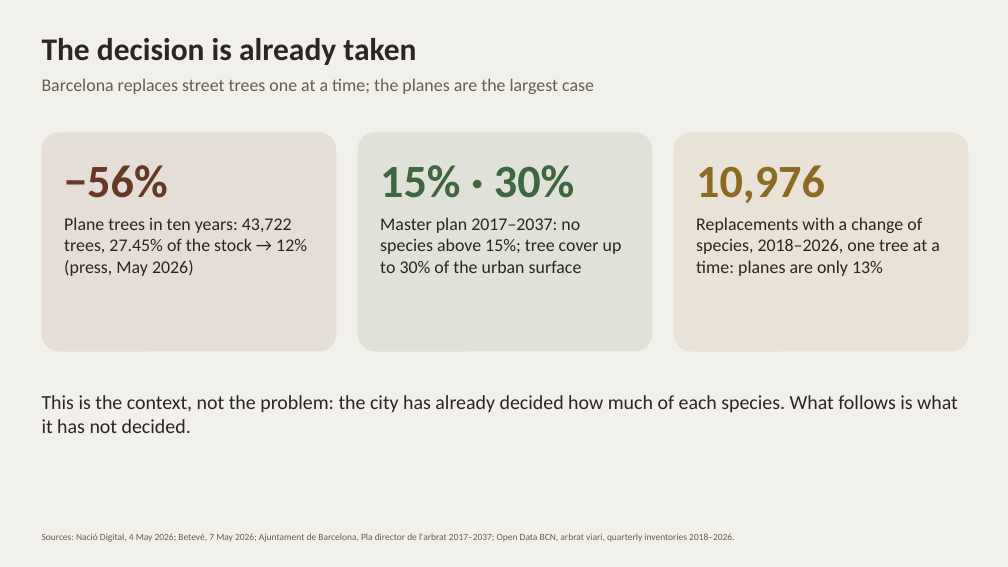
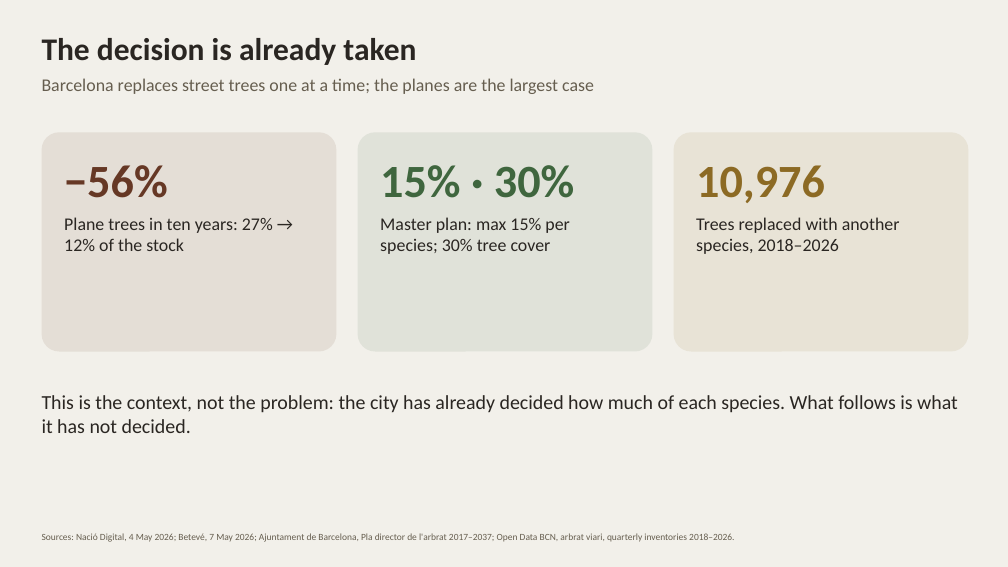
Before and after one commit to giofox96/shade-and-sponge, a slide deck: slide 2 of slides/shade_and_sponge_10nov_editable.pptx. Drawn at 1008x567 pixels with LibreOffice and Linux fonts; fonts in the diff are those of the drawing. Boxes give left, top, right and bottom in pixels: in the first picture for what was removed or moved away, otherwise in the second. Text is boxed around its words. In the diff, an @@ line names an element or a change of style, - is before the commit and + after.

```diff
--- a/slides/shade_and_sponge_10nov_editable.pptx
+++ b/slides/shade_and_sponge_10nov_editable.pptx
@@ text at (64, 217, 273, 251): text changed @@
-Plane trees in ten years: 43,722 trees, 27.45% of the stock → 12% (press, May 2026)
+Plane trees in ten years: 27% → 12% of the stock
@@ text at (380, 217, 570, 254): text changed @@
-Master plan 2017–2037: no species above 15%; tree cover up to 30% of the urban surface
+Master plan: max 15% per species; 30% tree cover
@@ text at (696, 217, 900, 254): text changed @@
-Replacements with a change of species, 2018–2026, one tree at a time: planes are only 13%
+Trees replaced with another species, 2018–2026
```
Also in this commit, not shown: 10 other slides changed, 15 other files.
